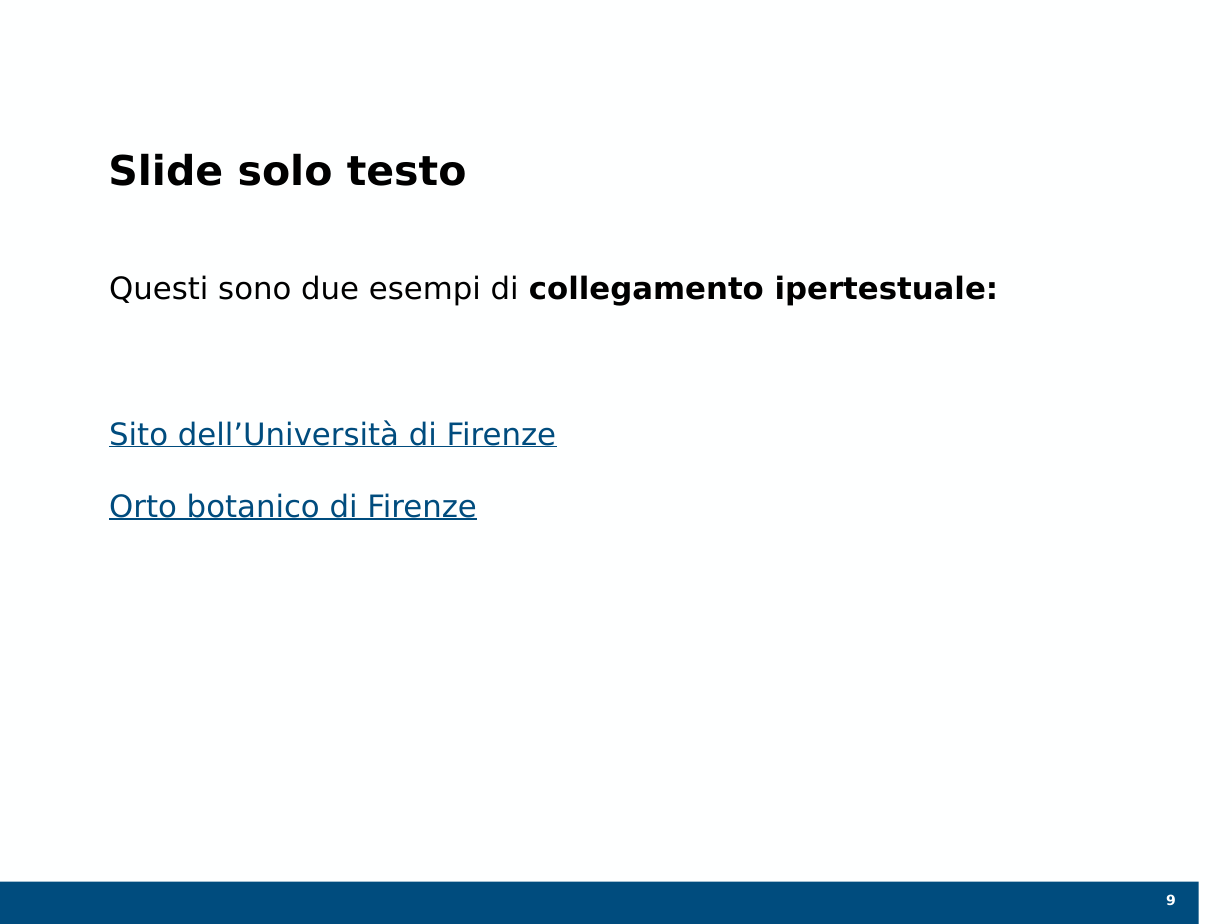
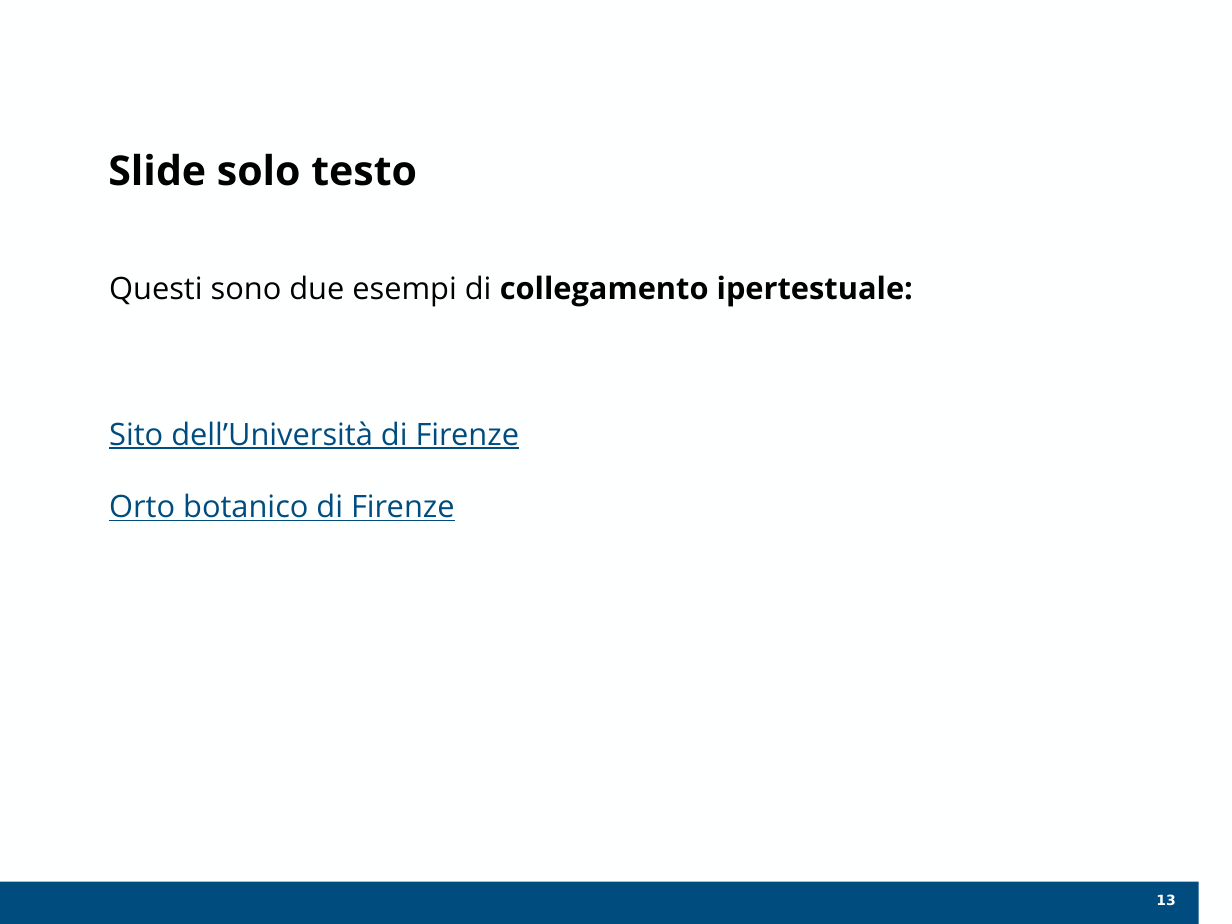
Before and after one commit to Elia-dev/Tesi, a slide deck: slide 13 of Presentazione.pptx (slide 9 before the commit). Drawn at 1232x924 pixels with LibreOffice and Linux fonts; fonts in the diff are those of the drawing; background and template pictures are left out. Boxes give left, top, right and bottom in pixels: in the first picture for what was removed or moved away, otherwise in the second. Text is boxed around its words. In the diff, an @@ line names an element or a change of style, - is before the commit and + after.

```diff
--- a/Presentazione.pptx
+++ b/Presentazione.pptx
@@ title "Slide solo testo" at (108, 153, 417, 186): font DejaVu Sans to Open Sans @@
@@ text "Questi sono due esempi di ..." at (109, 275, 913, 521): font DejaVu Sans to Open Sans @@
@@ page number at (1156, 894, 1176, 906): text changed @@
-9
+13
```
Also in this commit, not shown: 2 other slides changed, 4 slides added.
